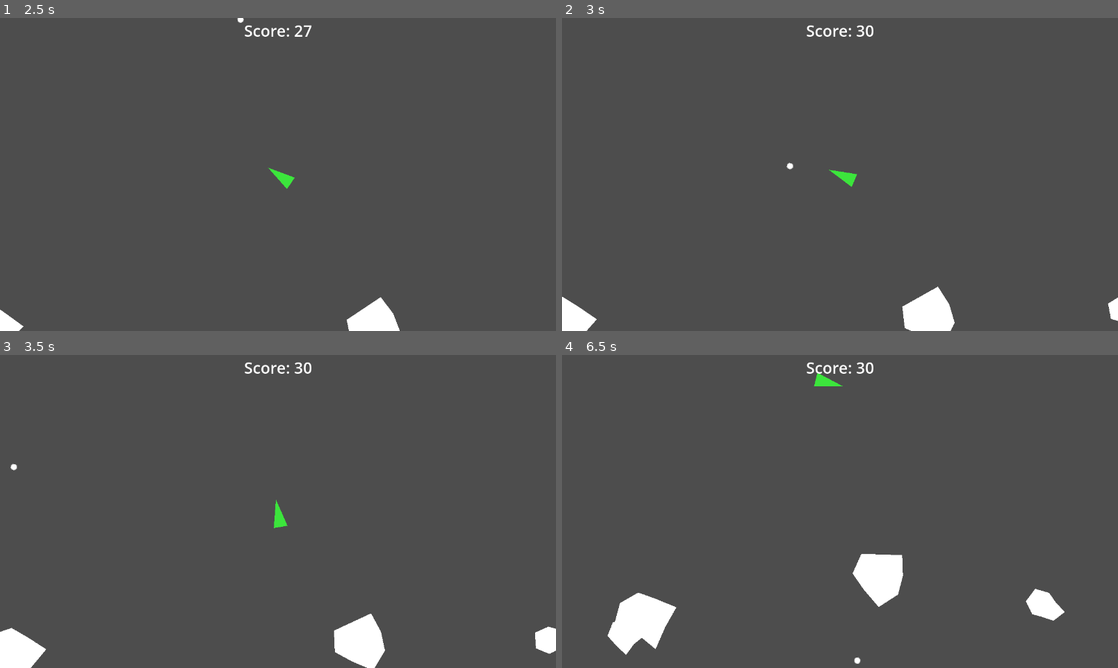
Above: before the commit, frames 1-4 (two rows, left to right).
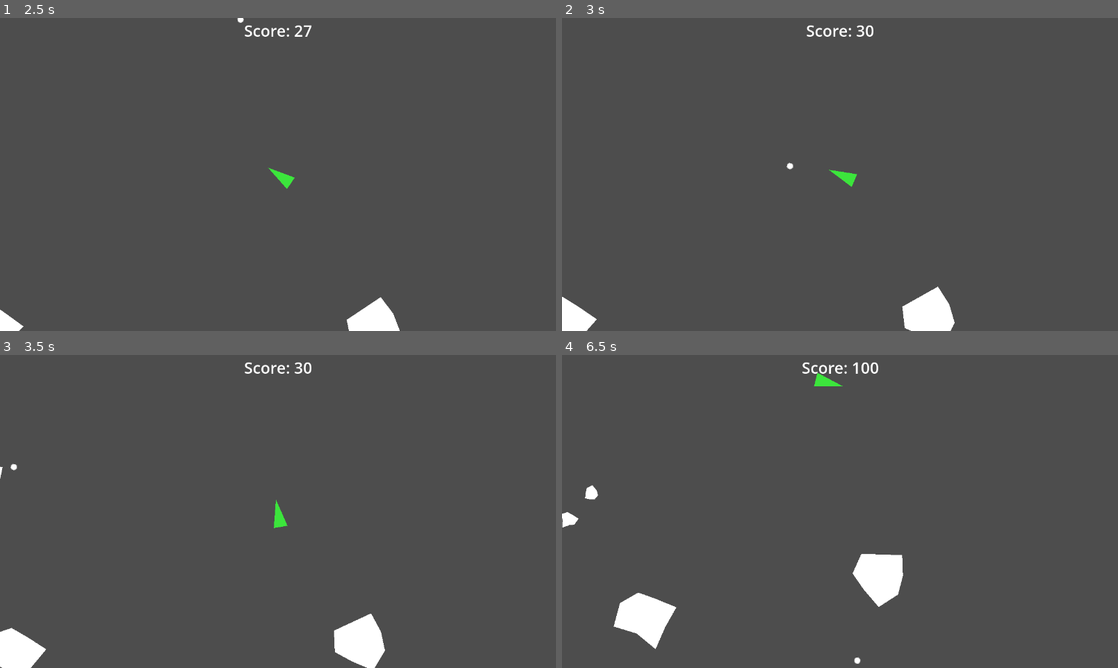
Above: after the commit, the same moments.

Repository: Josie5734/godot-asteroids-clone
Game: Godot game, scene res://scenes/main_menu/main_menu.tscn
Two runs of this game, one before a commit and one after it. Both use one fixed random seed, a clock stepped at 60 frames per second and the inputs below.
Inputs:
- Up to frame 1 (2.5 s): click "Play" at 0.5 s; tap Enter at 1.25 s; hold Right (turn_right) 1.28-2.03 s; tap Space (shoot) at 1.35, 2.1 s; hold Left (turn_left) from 2.03 s (still down)
- Up to frame 2 (3 s): release Left (turn_left) at 2.78 s; hold Right (turn_right) from 2.78 s (still down); tap Space (shoot) at 2.85 s
- Up to frame 3 (3.5 s): keep holding Right (turn_right)
- Up to frame 4 (6.5 s): release Right (turn_right) at 3.53 s; hold W (accelerate) 3.53-4.28 s; tap Space (shoot) every 0.75 s from 3.6 to 5.85 s; hold Left (turn_left) from 4.28 s (still down)

Frame 1 is identical in both runs. In frame 2, 0.1% of the frame differs, in the area x 98-100%, y 89-97%; in frame 3, 0.3%; in frame 4, 1.2%, in the area x 0-91%, y 2-96%.

Commit message:
added asteroid splitting

Diff:
--- a/scenes/asteroid/asteroid.gd
+++ b/scenes/asteroid/asteroid.gd
@@ -24,7 +24,7 @@
 	 # generate and set points for shape and collision shape
 	var polygon_points = generate_points()
 	asteroid_polygon.polygon = polygon_points
-	asteroid_collision.polygon = polygon_points
+	asteroid_collision.set_deferred("polygon",polygon_points)
 
 
 func _physics_process(delta: float) -> void:
@@ -41,7 +41,6 @@
 func generate_points():
 	var polygon_points = PackedVector2Array()
 	var point_count = 8 # number of points
-	var center = asteroid.global_position # center point
 	var min_radius = 40
 	var angle = 360 / point_count # angle of each point in degrees
 	var start_angle = 0
@@ -61,6 +60,6 @@
 # destroy the asteroid
 func destroy():
 	queue_free() # remove object
-	destroyed.emit(size) # emit signal with the size of the asteroid
+	destroyed.emit(size,asteroid.global_position) # emit signal with the size and pos of the asteroid
 	# right now just instantly deletes
 	# will be expanded with splitting and particles and sound and stuff
--- a/scenes/game/game.gd
+++ b/scenes/game/game.gd
@@ -35,7 +35,7 @@
 	ship.connect("ship_died",ship_died) # connect to the ships death signal
 
 
-func _physics_process(delta: float) -> void:
+func _physics_process(_delta: float) -> void:
 	if score_bank > 0: # gradually increase the score value if there is score to add
 		gradual_score()
 
@@ -46,19 +46,26 @@
 	game_over() # load game over sequence
 
 
-# spawn a new asteroid
-func spawn_asteroid(size):
+# spawn a new asteroid, pass in size to say which size, option pos for spawning splits from previous asteroid
+func spawn_asteroid(size, pos = Vector2()):
 	const ASTEROID  = preload("res://scenes/asteroid/asteroid.tscn")
 
 	var new_asteroid = ASTEROID.instantiate()
 	$AsteroidSpawnPath/SpawnPathFollow.progress_ratio = randf() # random point on the spawn path
-	new_asteroid.global_position = $AsteroidSpawnPath/SpawnPathFollow.global_position # set position to random point on spawn path
-	new_asteroid.speed = randi_range(20,40) # random speed
-	# movement direction is set as towards the ship at the time of spawning
-	new_asteroid.velocity =  Vector2(ship.global_position - new_asteroid.global_position).normalized()
+	if size == 3: # if a big one
+		new_asteroid.global_position = $AsteroidSpawnPath/SpawnPathFollow.global_position  # set position to random point on spawn path
+		new_asteroid.speed = randi_range(20,40) # random speed
+		# movement direction is set as towards the ship at the time of spawning
+		new_asteroid.velocity =  Vector2(ship.global_position - new_asteroid.global_position).normalized()
+
+	else: # else smaller ones
+		new_asteroid.global_position = pos # spawn at passed in position
+		new_asteroid.speed = randi_range((20*(size/5)),(40*(size/5))) # random speed (higher than normal
+		new_asteroid.velocity =  Vector2(randf(),randf()) # random direction
+
 	new_asteroid.scale = SIZES[size] # set the size of the asteroid
 	new_asteroid.size = size # set the size variable in the script
-	add_child(new_asteroid) # add asteroid as child of game scene
+	call_deferred("add_child",new_asteroid)  # add asteroid as child of game scene
 
 	asteroid_count += 1 # iterate counter
 
@@ -74,14 +81,14 @@
 
 
 # when asteroid is destroyed
-func _on_asteroid_destroyed(size):
+func _on_asteroid_destroyed(size,pos):
 	# logic for splitting asteroids
 	if size == 3:
-		spawn_asteroid(2) # spawn 2 asteroids of size 2
-		spawn_asteroid(2)
+		spawn_asteroid(2,pos) # spawn 2 asteroids of size 2
+		spawn_asteroid(2,pos)
 	elif size == 2:
-		spawn_asteroid(1) # spawn 2 asteroids of size 1
-		spawn_asteroid(1)
+		spawn_asteroid(1,pos) # spawn 2 asteroids of size 1
+		spawn_asteroid(1,pos)
 	elif size == 1:
 		asteroid_count -= 1 # remove 1 from asteroid count
 
